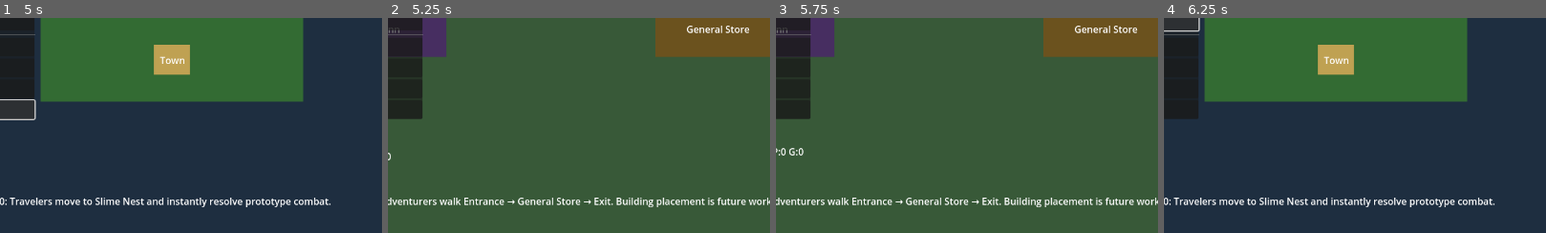
Above: before the commit, frames 1-4 (left to right).
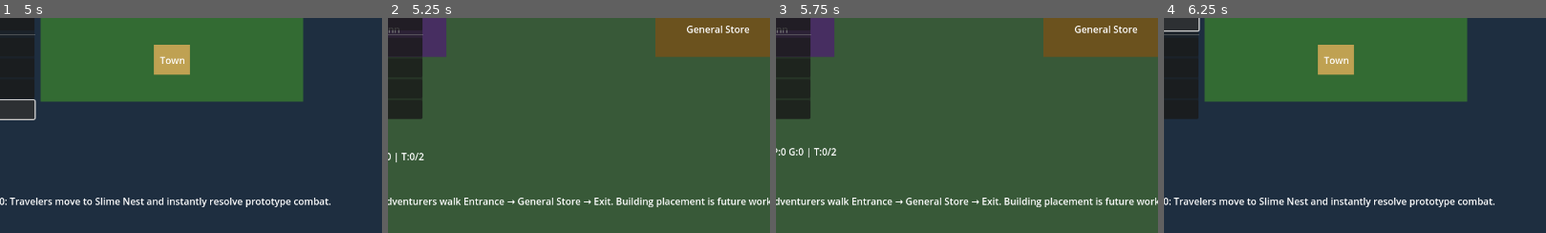
Above: after the commit, the same moments.

Repository: Caithis/AdventureVillage
Game: Godot game, scene res://scenes/main/Main.tscn
Two runs of this game, one before a commit and one after it. Both use one fixed random seed, a clock stepped at 60 frames per second and the inputs below.
Inputs:
- Up to frame 1 (5 s): click "Town" at 0.5 s; click "World Map" at 1.25 s; click "Add 25 Money" at 2 s; click "Add Slime Gel" at 2.75 s; click "Grow Slime Nest" at 3.5 s; click "Spawn Adventurer" at 4.25 s
- Up to frame 2 (5.25 s): click "Town" at 5 s
- Up to frame 3 (5.75 s): no input
- Up to frame 4 (6.25 s): click "World Map" at 5.75 s
The pictures show only the part of the screen within x 28-78%, y 50-100%; the shares and areas given below are measured in that part.

Frame 1 is identical in both runs. In frame 2, 0.1% of the frame differs, in the area x 2-10%, y 62-68%; in frame 3, 0.1%; in frame 4, nothing differs.

Commit message:
fix: prevent returned traveler array mutation crash
Signed-off-by: Caithis <Bircameron20@gmail.com>

Diff:
--- a/godot_project/scripts/adventurers/Adventurer.gd
+++ b/godot_project/scripts/adventurers/Adventurer.gd
@@ -21,6 +21,8 @@
 var last_purchase_message: String = ""
 var traveler_id: int = -1
 var is_returned_adventurer: bool = false
+var trip_count: int = 0
+var max_trip_count: int = 2
 
 var movement_speed: float = 85.0
 var target_position: Vector2 = Vector2.ZERO
@@ -61,7 +63,10 @@
     inventory = traveler_data.get("inventory", {}).duplicate(true)
     health = int(traveler_data.get("hp", 1))
     max_health = int(traveler_data.get("max_hp", 30))
+    trip_count = int(traveler_data.get("trip_count", 0))
+    max_trip_count = int(traveler_data.get("max_trip_count", 2))
     is_returned_adventurer = true
+    has_entered_world_travel = false
     name = "ReturnedAdventurer_%s_%d" % [display_name, traveler_id]
     last_purchase_message = str(traveler_data.get("last_combat_log", "Returned to town."))
     _refresh_label()
@@ -74,13 +79,13 @@
     if ai != null and ai.has_method("start_town_routine"):
         ai.start_town_routine(general_store_position, exit_position)
 
-func start_return_to_town_routine(spawn_position: Vector2, general_store_position: Vector2) -> void:
+func start_return_to_town_routine(spawn_position: Vector2, general_store_position: Vector2, exit_position: Vector2) -> void:
     global_position = spawn_position
     target_position = spawn_position
     has_target = false
 
     if ai != null and ai.has_method("start_return_to_town_routine"):
-        ai.start_return_to_town_routine(general_store_position)
+        ai.start_return_to_town_routine(general_store_position, exit_position)
 
 func set_state(new_state: String) -> void:
     current_state = new_state
@@ -99,6 +104,12 @@
 
 func has_reached_target() -> bool:
     return global_position.distance_to(target_position) <= arrival_distance
+
+func should_continue_adventuring() -> bool:
+    return trip_count < max_trip_count
+
+func needs_small_potion() -> bool:
+    return get_item_count(SMALL_POTION_ID) <= 0
 
 func try_buy_small_potion() -> String:
     if get_item_count(SMALL_POTION_ID) > 0:
@@ -161,6 +172,8 @@
         "level": level,
         "gold": gold,
         "inventory": inventory.duplicate(true),
+        "trip_count": trip_count,
+        "max_trip_count": max_trip_count,
         "status": new_status,
         "hp": health,
         "max_hp": max_health,
@@ -176,7 +189,9 @@
         return
 
     has_entered_world_travel = true
+    trip_count += 1
     set_state("LeavingTown")
+    set_purchase_message("Leaving for trip %d/%d" % [trip_count, max_trip_count])
     GameState.add_world_traveler_from_adventurer(self)
     queue_free()
 
@@ -231,12 +246,14 @@
     if last_purchase_message != "":
         message_line = "\n%s" % last_purchase_message
 
-    name_label.text = "%s Lv.%d\n%s | %dg | P:%d G:%d%s" % [
+    name_label.text = "%s Lv.%d\n%s | %dg | P:%d G:%d | T:%d/%d%s" % [
         display_name,
         level,
         current_state,
         gold,
         potion_count,
         slime_gel_count,
+        trip_count,
+        max_trip_count,
         message_line
     ]
--- a/godot_project/scripts/adventurers/AdventurerAI.gd
+++ b/godot_project/scripts/adventurers/AdventurerAI.gd
@@ -9,6 +9,8 @@
 var purchase_result_wait_seconds: float = 1.25
 var leaving_town_wait_seconds: float = 0.25
 var sell_result_wait_seconds: float = 1.5
+var prepare_next_trip_wait_seconds: float = 1.0
+var restock_result_wait_seconds: float = 1.25
 
 @onready var adventurer: Adventurer = get_parent() as Adventurer
 
@@ -35,8 +37,20 @@
             _state_go_to_general_store_to_sell()
         "SellSlimeGel":
             _state_sell_slime_gel()
-        "SoldLoot", "NoLootToSell":
-            _state_sell_result(delta)
+        "SoldLoot":
+            _state_sold_loot(delta)
+        "NoLootToSell":
+            _state_no_loot_to_sell(delta)
+        "PrepareNextTrip":
+            _state_prepare_next_trip(delta)
+        "BuyPotionForNextTrip":
+            _state_buy_potion_for_next_trip()
+        "RestockedPotion", "SkipRestockNoStock", "SkipRestockNoGold", "RestockAlreadyHasPotion", "SkipRestockFailed":
+            _state_restock_result(delta)
+        "GoToExitForNextTrip":
+            _state_go_to_exit_for_next_trip()
+        "MaxTripsReached":
+            pass
         _:
             pass
 
@@ -45,8 +59,9 @@
     exit_position = new_exit_position
     set_state("EnterTown")
 
-func start_return_to_town_routine(new_general_store_position: Vector2) -> void:
+func start_return_to_town_routine(new_general_store_position: Vector2, new_exit_position: Vector2) -> void:
     general_store_position = new_general_store_position
+    exit_position = new_exit_position
     set_state("ReturnedToTown")
 
 func set_state(new_state: String) -> void:
@@ -83,10 +98,32 @@
         "SellSlimeGel":
             if adventurer != null:
                 adventurer.clear_move_target()
-        "SoldLoot", "NoLootToSell":
+        "SoldLoot":
             wait_timer = sell_result_wait_seconds
             if adventurer != null:
                 adventurer.clear_move_target()
+        "NoLootToSell":
+            wait_timer = sell_result_wait_seconds
+            if adventurer != null:
+                adventurer.clear_move_target()
+        "PrepareNextTrip":
+            wait_timer = prepare_next_trip_wait_seconds
+            if adventurer != null:
+                adventurer.clear_move_target()
+        "BuyPotionForNextTrip":
+            if adventurer != null:
+                adventurer.clear_move_target()
+        "RestockedPotion", "SkipRestockNoStock", "SkipRestockNoGold", "RestockAlreadyHasPotion", "SkipRestockFailed":
+            wait_timer = restock_result_wait_seconds
+            if adventurer != null:
+                adventurer.clear_move_target()
+        "GoToExitForNextTrip":
+            if adventurer != null:
+                adventurer.set_move_target(exit_position)
+        "MaxTripsReached":
+            if adventurer != null:
+                adventurer.clear_move_target()
+                adventurer.set_purchase_message("Max prototype trips reached")
         _:
             pass
 
@@ -164,9 +201,66 @@
         _:
             set_state("NoLootToSell")
 
-func _state_sell_result(delta: float) -> void:
-    wait_timer -= delta
-
-    if wait_timer <= 0.0:
-        # For now, returned adventurers remain visible and idle after selling.
-        pass
+func _state_sold_loot(delta: float) -> void:
+    wait_timer -= delta
+
+    if wait_timer <= 0.0:
+        set_state("PrepareNextTrip")
+
+func _state_no_loot_to_sell(delta: float) -> void:
+    wait_timer -= delta
+
+    if wait_timer <= 0.0:
+        set_state("PrepareNextTrip")
+
+func _state_prepare_next_trip(delta: float) -> void:
+    wait_timer -= delta
+
+    if wait_timer > 0.0:
+        return
+
+    if adventurer == null:
+        return
+
+    if adventurer.has_method("should_continue_adventuring") and not adventurer.should_continue_adventuring():
+        set_state("MaxTripsReached")
+        return
+
+    if adventurer.has_method("needs_small_potion") and adventurer.needs_small_potion():
+        set_state("BuyPotionForNextTrip")
+    else:
+        if adventurer.has_method("set_purchase_message"):
+            adventurer.set_purchase_message("Potion ready. Leaving again.")
+        set_state("GoToExitForNextTrip")
+
+func _state_buy_potion_for_next_trip() -> void:
+    if adventurer == null or not adventurer.has_method("try_buy_small_potion"):
+        set_state("SkipRestockFailed")
+        return
+
+    var result := adventurer.try_buy_small_potion()
+
+    match result:
+        "bought":
+            set_state("RestockedPotion")
+        "no_stock":
+            set_state("SkipRestockNoStock")
+        "no_gold":
+            set_state("SkipRestockNoGold")
+        "already_has_potion":
+            set_state("RestockAlreadyHasPotion")
+        _:
+            set_state("SkipRestockFailed")
+
+func _state_restock_result(delta: float) -> void:
+    wait_timer -= delta
+
+    if wait_timer <= 0.0:
+        set_state("GoToExitForNextTrip")
+
+func _state_go_to_exit_for_next_trip() -> void:
+    if adventurer == null:
+        return
+
+    if not adventurer.has_target and adventurer.has_reached_target():
+        set_state("LeavingTown")
--- a/godot_project/scripts/autoload/GameState.gd
+++ b/godot_project/scripts/autoload/GameState.gd
@@ -122,11 +122,13 @@
 		"level": _safe_get_property(adventurer, "level", 1),
 		"gold": _safe_get_property(adventurer, "gold", 0),
 		"inventory": _safe_get_property(adventurer, "inventory", {}).duplicate(true),
+		"trip_count": _safe_get_property(adventurer, "trip_count", 0),
+		"max_trip_count": _safe_get_property(adventurer, "max_trip_count", 2),
 		"status": "TravelingToSlimeNest",
 		"world_position": TOWN_WORLD_POSITION,
 		"target_position": SLIME_NEST_WORLD_POSITION,
-		"max_hp": 30,
-		"hp": 30,
+		"max_hp": _safe_get_property(adventurer, "max_health", 30),
+		"hp": _safe_get_property(adventurer, "health", 30),
 		"attack": 7,
 		"speed": 1.0,
 		"combat_resolved": false,
@@ -155,6 +157,7 @@
 
 func claim_unclaimed_returned_travelers() -> Array[Dictionary]:
 	var claimed: Array[Dictionary] = []
+	var claimed_ids: Array[int] = []
 
 	for index in returned_travelers.size():
 		var traveler := returned_travelers[index]
@@ -163,11 +166,20 @@
 			traveler["town_reentry_claimed"] = true
 			returned_travelers[index] = traveler
 			claimed.append(traveler.duplicate(true))
+			claimed_ids.append(int(traveler.get("id", -1)))
+
+	for traveler_id in claimed_ids:
+		_remove_world_traveler_by_id(traveler_id)
 
 	if not claimed.is_empty():
 		state_changed.emit()
 
 	return claimed
+
+func _remove_world_traveler_by_id(traveler_id: int) -> void:
+	for index in range(world_travelers.size() - 1, -1, -1):
+		if int(world_travelers[index].get("id", -1)) == traveler_id:
+			world_travelers.remove_at(index)
 
 func update_returned_traveler_record(traveler_id: int, updated_data: Dictionary) -> void:
 	for index in returned_travelers.size():
@@ -185,7 +197,9 @@
 	for traveler in world_travelers:
 		var traveler_name := str(traveler.get("display_name", "Traveler"))
 		var status := str(traveler.get("status", "Unknown"))
-		summary_parts.append("%s:%s" % [traveler_name, status])
+		var trip_count := int(traveler.get("trip_count", 0))
+		var max_trip_count := int(traveler.get("max_trip_count", 2))
+		summary_parts.append("%s:%s T%d/%d" % [traveler_name, status, trip_count, max_trip_count])
 
 		if summary_parts.size() >= 3:
 			break
@@ -205,13 +219,13 @@
 		var traveler_name := str(traveler.get("display_name", "Traveler"))
 		var status := str(traveler.get("status", "Returned"))
 		var sale_message := str(traveler.get("sale_message", ""))
-		var inventory: Dictionary = traveler.get("inventory", {})
-		var slime_gel := int(inventory.get(SLIME_GEL_ID, 0))
+		var trip_count := int(traveler.get("trip_count", 0))
+		var max_trip_count := int(traveler.get("max_trip_count", 2))
 
 		if sale_message != "":
-			summary_parts.append("%s:%s %s" % [traveler_name, status, sale_message])
+			summary_parts.append("%s:%s T%d/%d %s" % [traveler_name, status, trip_count, max_trip_count, sale_message])
 		else:
-			summary_parts.append("%s:%s Gel:%d" % [traveler_name, status, slime_gel])
+			summary_parts.append("%s:%s T%d/%d" % [traveler_name, status, trip_count, max_trip_count])
 
 		if summary_parts.size() >= 3:
 			break
@@ -285,7 +299,9 @@
 		traveler["last_combat_log"] = "Returned to town. Awaiting re-entry."
 
 	returned_travelers.append(traveler.duplicate(true))
-	state_changed.emit()
+	# Do not emit state_changed here.
+	# Town claims returned travelers when state_changed is emitted after _update_world_travelers()
+	# finishes its loop. Emitting here allows Town to remove from world_travelers mid-loop.
 
 func _move_position_toward(current_position: Vector2, target_position: Vector2, max_distance: float) -> Vector2:
 	var direction := target_position - current_position
@@ -327,7 +343,7 @@
 
 		if adventurer_meter >= 1.0:
 			adventurer_meter = 0.0
-			slime_hp -= int(traveler.get("attack", 7))
+			slime_hp -= adventurer_attack
 
 			if slime_hp <= 0:
 				break
--- a/godot_project/scripts/town/Town.gd
+++ b/godot_project/scripts/town/Town.gd
@@ -24,8 +24,8 @@
 	var adventurer := ADVENTURER_SCENE.instantiate()
 	adventurers_container.add_child(adventurer)
 
-	var spawn_offset := Vector2((spawn_count % 8) * 24, -int(spawn_count / 8) * 24)
-	var queue_offset := Vector2((spawn_count % 4) * 18, int(spawn_count / 4) * 12)
+	var spawn_offset := Vector2((spawn_count % 8) * 24, -floori(float(spawn_count) / 8.0) * 24)
+	var queue_offset := Vector2((spawn_count % 4) * 18, floori(float(spawn_count) / 4.0) * 12)
 
 	var entrance_position := town_entrance.global_position + spawn_offset
 	var shop_position := general_store_point.global_position + queue_offset
@@ -67,9 +67,10 @@
 	var adventurer := ADVENTURER_SCENE.instantiate()
 	adventurers_container.add_child(adventurer)
 
-	var return_offset := Vector2((return_spawn_count % 5) * 22, -int(return_spawn_count / 5) * 22)
+	var return_offset := Vector2((return_spawn_count % 5) * 22, -floori(float(return_spawn_count) / 5.0) * 22)
 	var spawn_position := exit_to_world_point.global_position + Vector2(-65, -20) + return_offset
-	var shop_position := general_store_point.global_position + Vector2((return_spawn_count % 4) * 18, 24 + int(return_spawn_count / 4) * 12)
+	var shop_position := general_store_point.global_position + Vector2((return_spawn_count % 4) * 18, 24 + floori(float(return_spawn_count) / 4.0) * 12)
+	var exit_position := exit_to_world_point.global_position + Vector2(0, return_offset.y)
 
 	adventurer.global_position = spawn_position
 
@@ -77,7 +78,7 @@
 		adventurer.setup_from_traveler_data(traveler_data)
 
 	if adventurer.has_method("start_return_to_town_routine"):
-		adventurer.start_return_to_town_routine(spawn_position, shop_position)
+		adventurer.start_return_to_town_routine(spawn_position, shop_position, exit_position)
 
 	GameState.register_adventurer(adventurer)
 
Not shown, changed: README.md
Not shown, changed: docs/Changelog.md
Not shown, added: docs/Hotfix_v0_2_5_1.md
Not shown, added: docs/InnEnergyDesignNotes.md
Not shown, changed: docs/KnownIssues.md
Not shown, changed: docs/ProjectState.md
Not shown, added: docs/TestChecklist_v0_2_5.md
